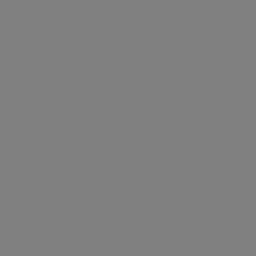
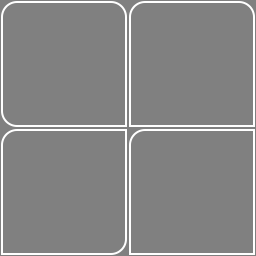
Layers edited between the first and the second (256, 256) image:
added group "RoundedVariations copy" with 4 layers above "RoundedVariations" over [left=1, top=1, right=255, bottom=255]
added layer "RoundedRect copy 3" (1st of 2, in "RoundedVariations copy") in group "RoundedVariations copy" over [left=1, top=129, right=127, bottom=255]
added layer "RoundedRect copy 2" (1st of 4, in "RoundedVariations copy") in group "RoundedVariations copy" over [left=129, top=1, right=255, bottom=127]
added layer "RoundedRect copy 2" (2nd of 4, in "RoundedVariations copy") in group "RoundedVariations copy" over [left=1, top=1, right=127, bottom=127]
added layer "RoundedRect copy" (1st of 2, in "RoundedVariations copy") in group "RoundedVariations copy" over [left=129, top=129, right=255, bottom=255]
